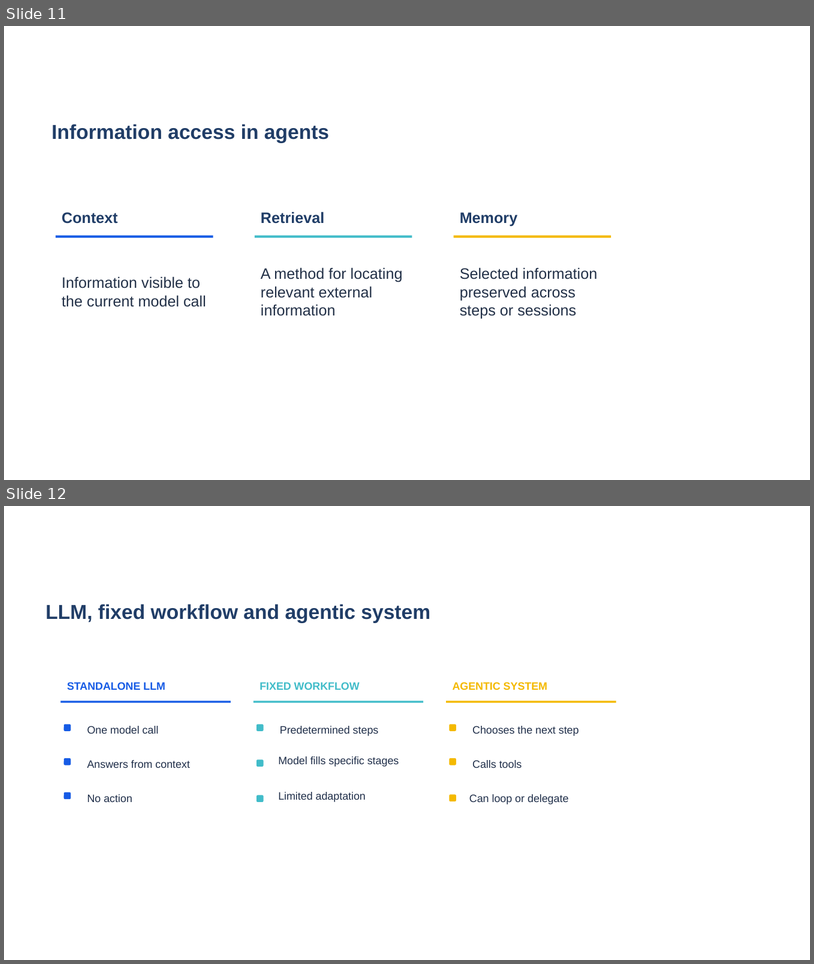
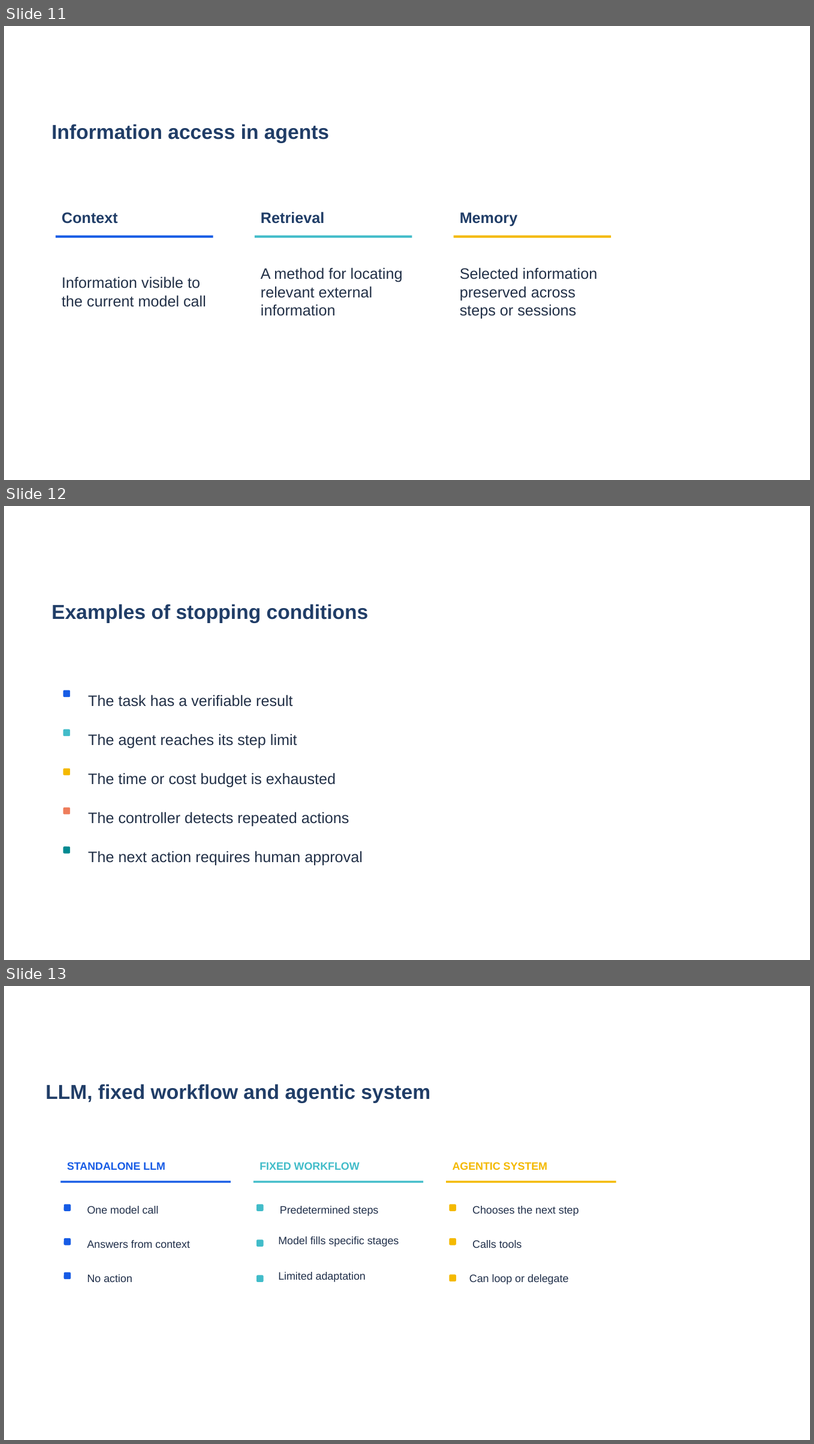
Before and after one commit to acceleratescience/hands-on-agentic-ai, a slide deck: slides/intro_agentic_ai.pptx. Shown one above the other, each under a label of ours: slides 11 and 12 before the commit, slides 11, 12 and 13 after it. The pictures are 814x964 and 814x1444 pixels, drawn with LibreOffice and Linux fonts; fonts in the diff are those of the drawing; background and template pictures are left out. Boxes give left, top, right and bottom in pixels: in the first picture for what was removed or moved away, otherwise in the second. Text is boxed around its words. In the diff, an @@ line names an element or a change of style, - is before the commit and + after.

```diff
--- a/slides/intro_agentic_ai.pptx
+++ b/slides/intro_agentic_ai.pptx
@@ slide 12 added at (4, 506, 810, 960), background picture (left out) @@
@@ text added at (51, 604, 369, 623), 24 pt, text #203D67, bold @@
+Examples of stopping conditions
@@ rounded rectangle added at (63, 690, 70, 697), fill #175CE5 @@
@@ text added at (88, 694, 293, 706), 18 pt, text #223047 @@
+The task has a verifiable result
@@ rounded rectangle added at (63, 729, 70, 736), fill #42BCC9 @@
@@ text added at (88, 733, 297, 748), 18 pt, text #223047 @@
+The agent reaches its step limit
@@ rounded rectangle added at (63, 768, 70, 775), fill #F4B900 @@
@@ text added at (88, 772, 336, 787), 18 pt, text #223047 @@
+The time or cost budget is exhausted
@@ rounded rectangle added at (63, 807, 70, 814), fill #EE7D5B @@
@@ text added at (88, 811, 350, 826), 18 pt, text #223047 @@
+The controller detects repeated actions
@@ rounded rectangle added at (63, 846, 70, 853), fill #008A91 @@
@@ text added at (88, 850, 363, 865), 18 pt, text #223047 @@
+The next action requires human approval
@@ what was slide 12 is now slide 13 @@
```
Also in this commit, not shown: 3 slides changed, 2 other files.
